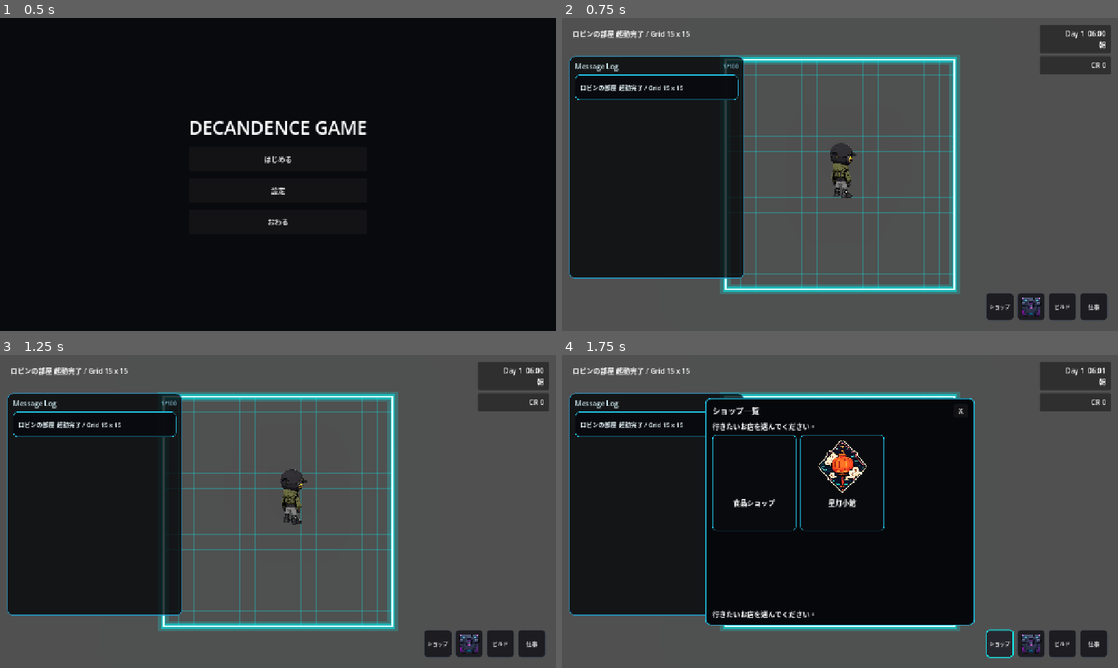
Above: before the commit, frames 1-4 (two rows, left to right).
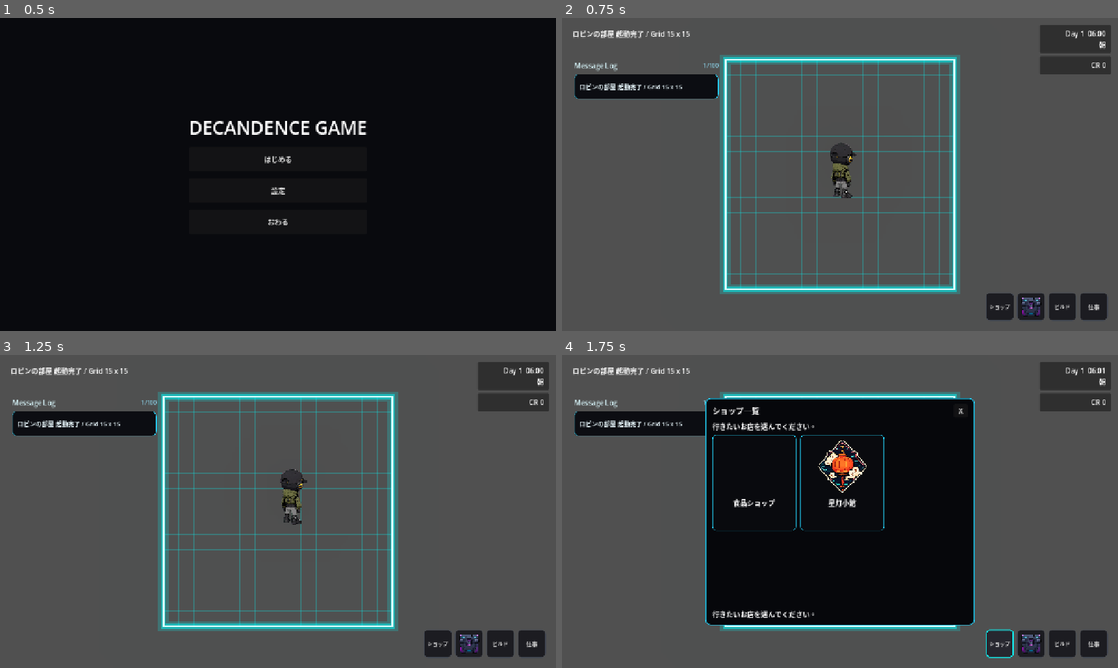
Above: after the commit, the same moments.

Repository: grimoire1089-coder/optimistic
Game: Godot game, scene res://Scenes/Boot/TitleScene.tscn
The game is run twice, just before and just after one commit, with the same random seed, the same clock (stepped at 60 frames per second) and the same inputs. Sound files missing from this copy of the repository are replaced by a short silence.
Inputs:
- Up to frame 1 (0.5 s): no input
- Up to frame 2 (0.75 s): click "はじめる" at 0.5 s
- Up to frame 3 (1.25 s): no input
- Up to frame 4 (1.75 s): click "ショップ" at 1.25 s

Frame 1 is identical in both runs. In frame 2, 21% of the frame differs, in the area x 1-33%, y 12-84%; in frame 3, 21%; in frame 4, 16%.

Commit message:
Keep message log clear of room and hide back panel

Diff:
--- a/Scenes/UI/HUD/MessageLogPanel.tscn
+++ b/Scenes/UI/HUD/MessageLogPanel.tscn
@@ -4,23 +4,19 @@
 [ext_resource type="AudioStream" path="res://Assets/Audio/SFX/UI/UI_Notice_001.ogg" id="2_notice_sfx"]
 
 [sub_resource type="StyleBoxFlat" id="StyleBoxFlat_message_log_panel"]
-bg_color = Color(0.015, 0.018, 0.028, 0.78)
-border_width_left = 2
-border_width_top = 2
-border_width_right = 2
-border_width_bottom = 2
-border_color = Color(0.12, 0.62, 0.82, 0.82)
+bg_color = Color(0.015, 0.018, 0.028, 0)
+border_color = Color(0.12, 0.62, 0.82, 0)
 corner_radius_top_left = 14
 corner_radius_top_right = 14
 corner_radius_bottom_right = 14
 corner_radius_bottom_left = 14
 
 [node name="MessageLogPanel" type="PanelContainer"]
-custom_minimum_size = Vector2(404, 512)
+custom_minimum_size = Vector2(356, 512)
 anchors_preset = 0
 offset_left = 16.0
 offset_top = 88.0
-offset_right = 420.0
+offset_right = 372.0
 offset_bottom = 600.0
 theme_override_styles/panel = SubResource("StyleBoxFlat_message_log_panel")
 script = ExtResource("1_message_log")
